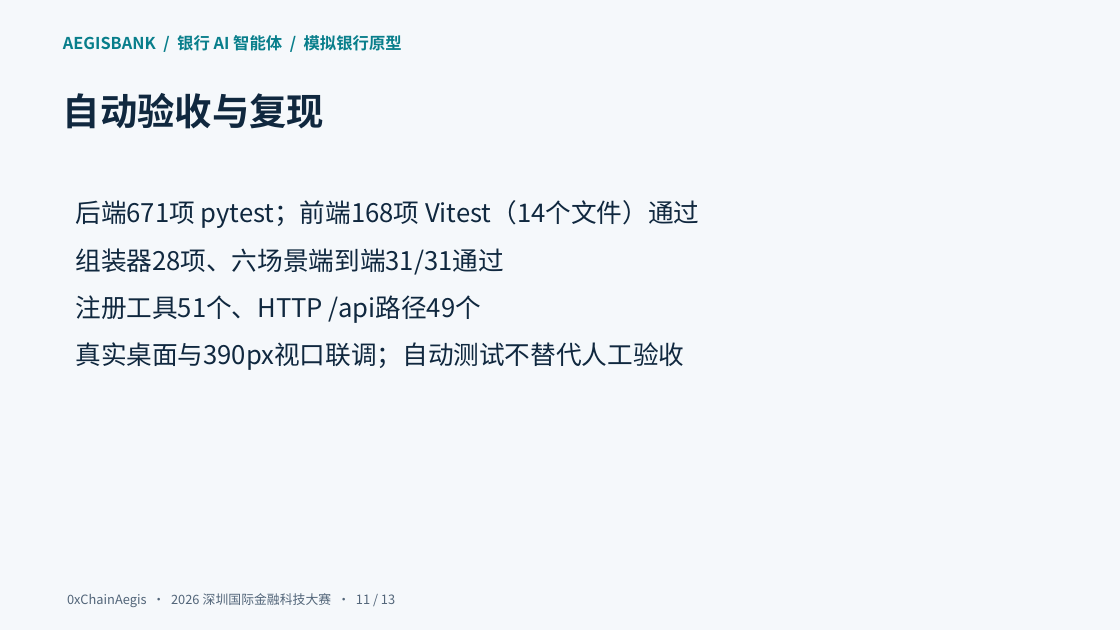
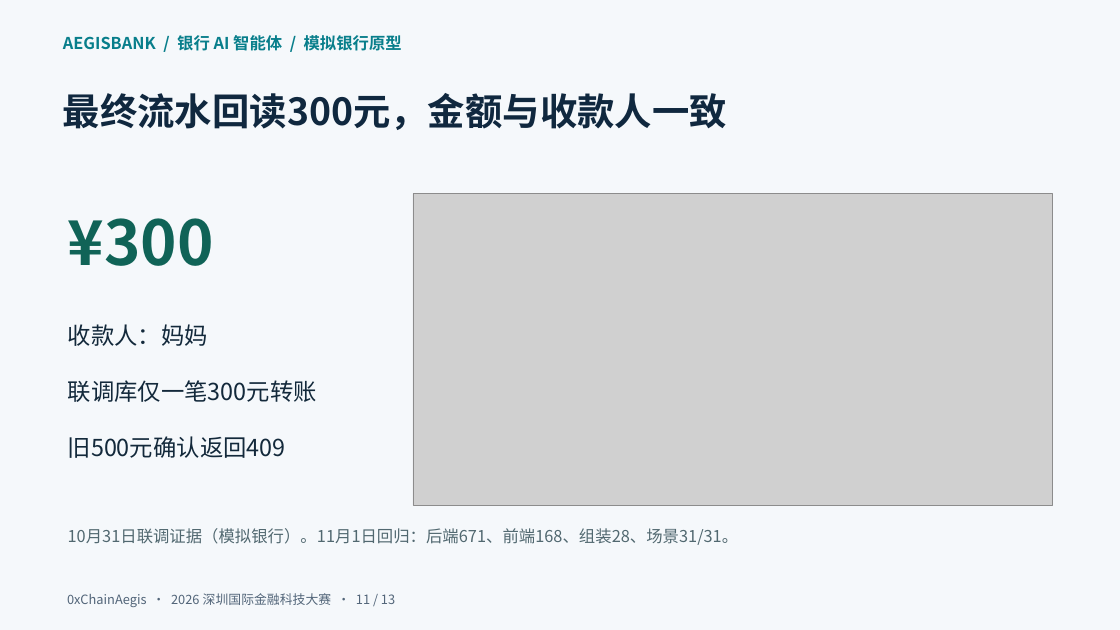
Before and after one commit to 0xChainAegis/aegisbank, a slide deck: slide 11 of deliverables/current/03-AegisBank-答辩材料.pptx. Drawn at 1120x630 pixels with LibreOffice and Linux fonts; fonts in the diff are those of the drawing; grey boxes stand for pictures. Boxes give left, top, right and bottom in pixels: in the first picture for what was removed or moved away, otherwise in the second. Text is boxed around its words. In the diff, an @@ line names an element or a change of style, - is before the commit and + after.

```diff
--- a/deliverables/current/03-AegisBank-答辩材料.pptx
+++ b/deliverables/current/03-AegisBank-答辩材料.pptx
@@ text at (63,93,727,130): text changed @@
-自动验收与复现
+最终流水回读300元，金额与收款人一致
@@ text removed at (75,200,699,370) @@
-后端671项 pytest；前端168项 Vitest（14个文件）通过
-组装器28项、六场景端到端31/31通过
-注册工具51个、HTTP /api路径49个
-真实桌面与390px视口联调；自动测试不替代人工验收
@@ picture added at (413,194,1053,506) @@
@@ text added at (68,218,214,266), 53 pt, text #106357, bold @@
+¥300
@@ text added at (68,324,317,458), 20 pt, text #13293B @@
+收款人：妈妈
+联调库仅一笔300元转账
+旧500元确认返回409
@@ text added at (68,528,739,545), 14 pt, text #516870 @@
+10月31日联调证据（模拟银行）。11月1日回归：后端671、前端168、组装28、场景31/31。
```
Also in this commit, not shown: 3 other slides changed, 7 other files.
